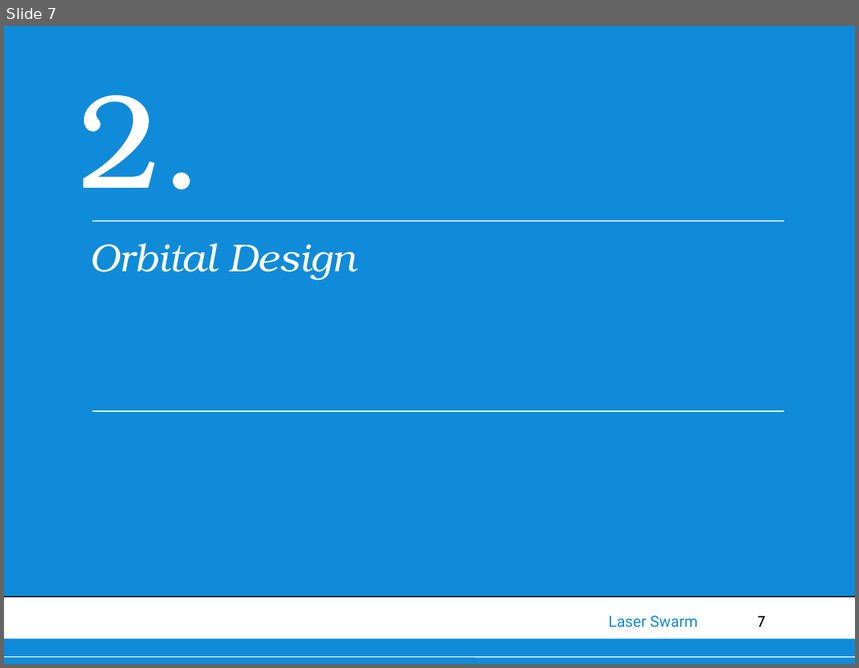
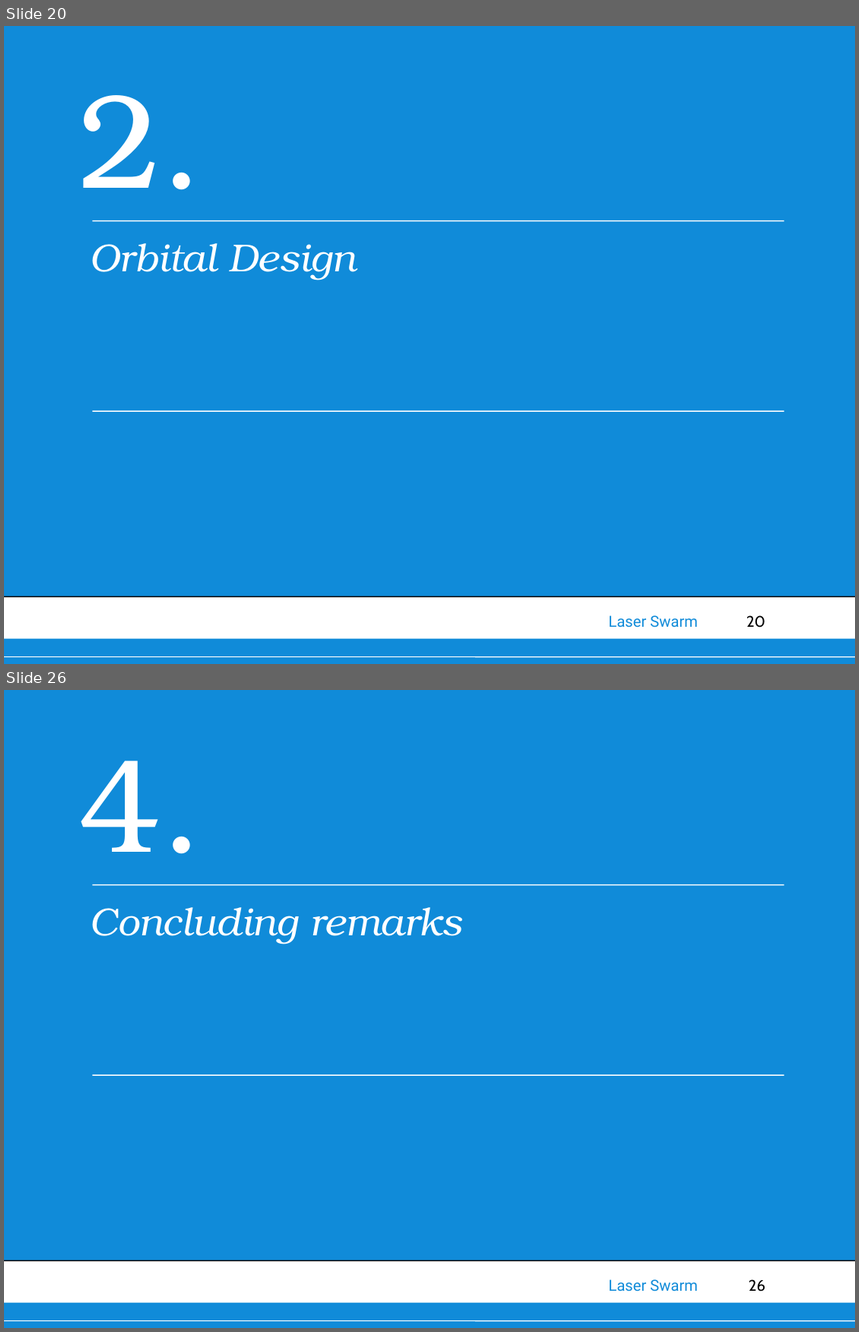
Before and after one commit to thewisenerd/laser-swarm, a slide deck: finalPresentation/FinalPresentation.ppt. Shown one above the other, each under a label of ours: slide 7 before the commit, slides 20 and 26 after it; the slides between them are not shown. The pictures are 859x668 and 859x1332 pixels, drawn with LibreOffice and Linux fonts; fonts in the diff are those of the drawing; background and template pictures are left out. Boxes give left, top, right and bottom in pixels: in the first picture for what was removed or moved away, otherwise in the second. Text is boxed around its words. In the diff, an @@ line names an element or a change of style, - is before the commit and + after.

```diff
--- a/finalPresentation/FinalPresentation.ppt
+++ b/finalPresentation/FinalPresentation.ppt
@@ slide 26 added at [4,690,855,1328], background #108BD9; not listed: 7 template elements that a slide beside it also shows @@
@@ text added at [78,761,204,854], 113 pt, text #FFFFFF @@
+4.
@@ line added from (92, 885) to (785, 885), #FFFFFF 0.99 pt @@
@@ text added at [89,907,463,945], 33 pt, text #FFFFFF, italic @@
+Concluding remarks
@@ line added from (92, 1075) to (785, 1075), #FFFFFF 0.99 pt @@
@@ what was slide 7 is now slide 20 @@
@@ page number at [747,616,766,628]: text changed @@
-7
+20
```
Also in this commit, not shown: 7 slides changed, 15 other slides added, 1 slide removed.
